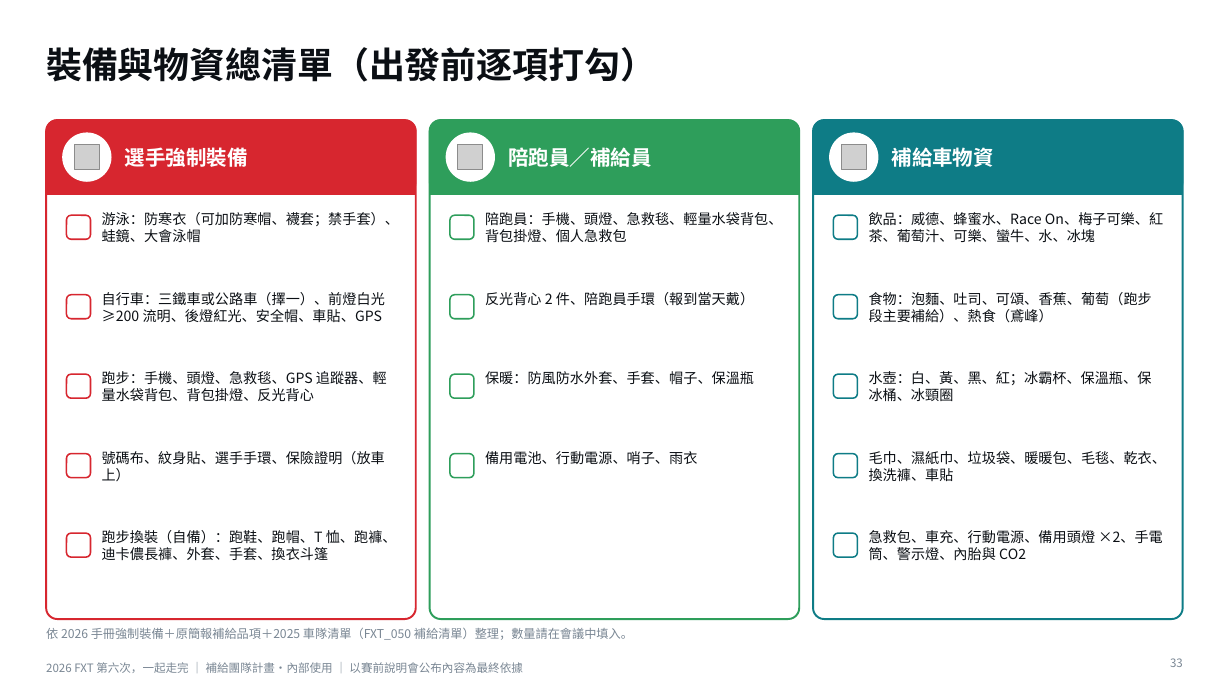
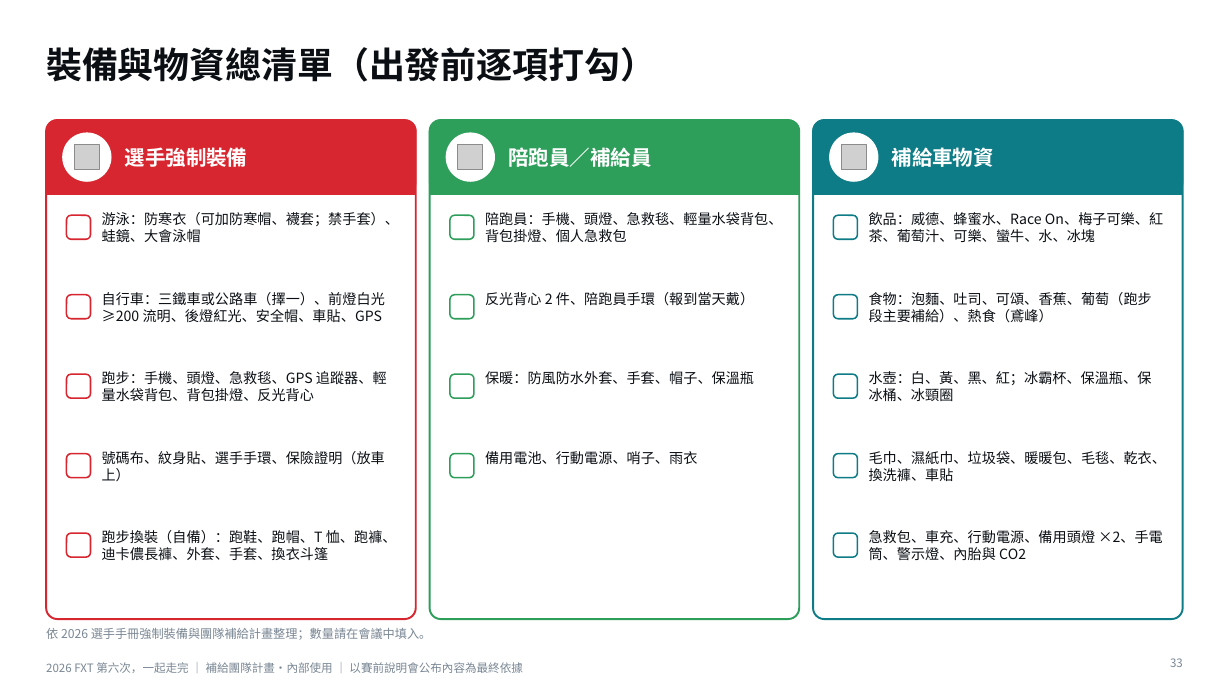
Before and after one commit to powermovebboy-sys/Race-site, a slide deck: slide 33 of deck/2026_FXT_第六次一起走完.pptx. Drawn at 1232x693 pixels with LibreOffice and Linux fonts; fonts in the diff are those of the drawing; grey boxes stand for pictures. Boxes give left, top, right and bottom in pixels: in the first picture for what was removed or moved away, otherwise in the second. Text is boxed around its words. In the diff, an @@ line names an element or a change of style, - is before the commit and + after.

```diff
--- a/deck/2026_FXT_第六次一起走完.pptx
+++ b/deck/2026_FXT_第六次一起走完.pptx
@@ text at (46, 628, 432, 640): text changed @@
-依 2026 手冊強制裝備＋原簡報補給品項＋2025 車隊清單（FXT_050 補給清單）整理；數量請在會議中填入。
+依 2026 選手手冊強制裝備與團隊補給計畫整理；數量請在會議中填入。
```
Also in this commit, not shown: 7 other slides changed, 2 other files.
